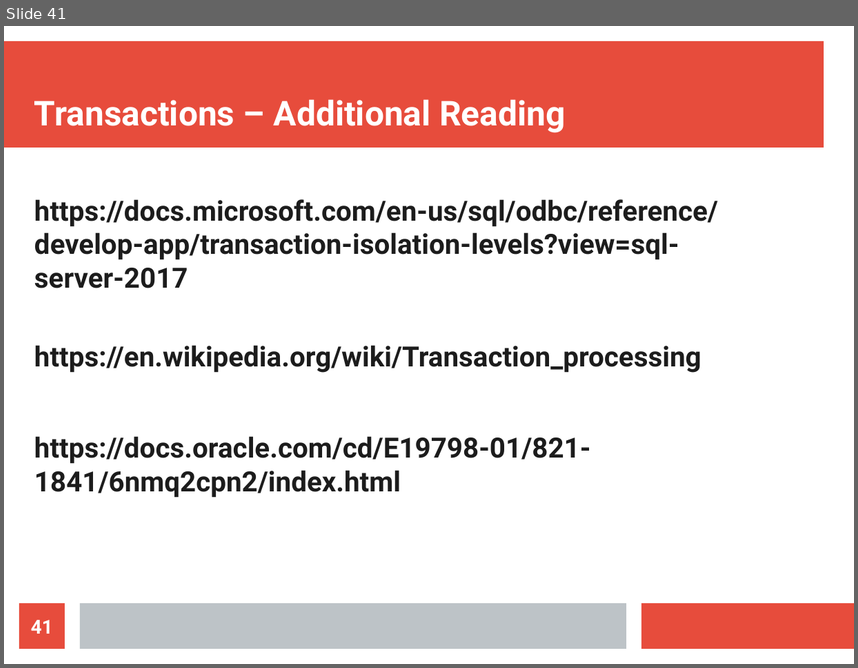
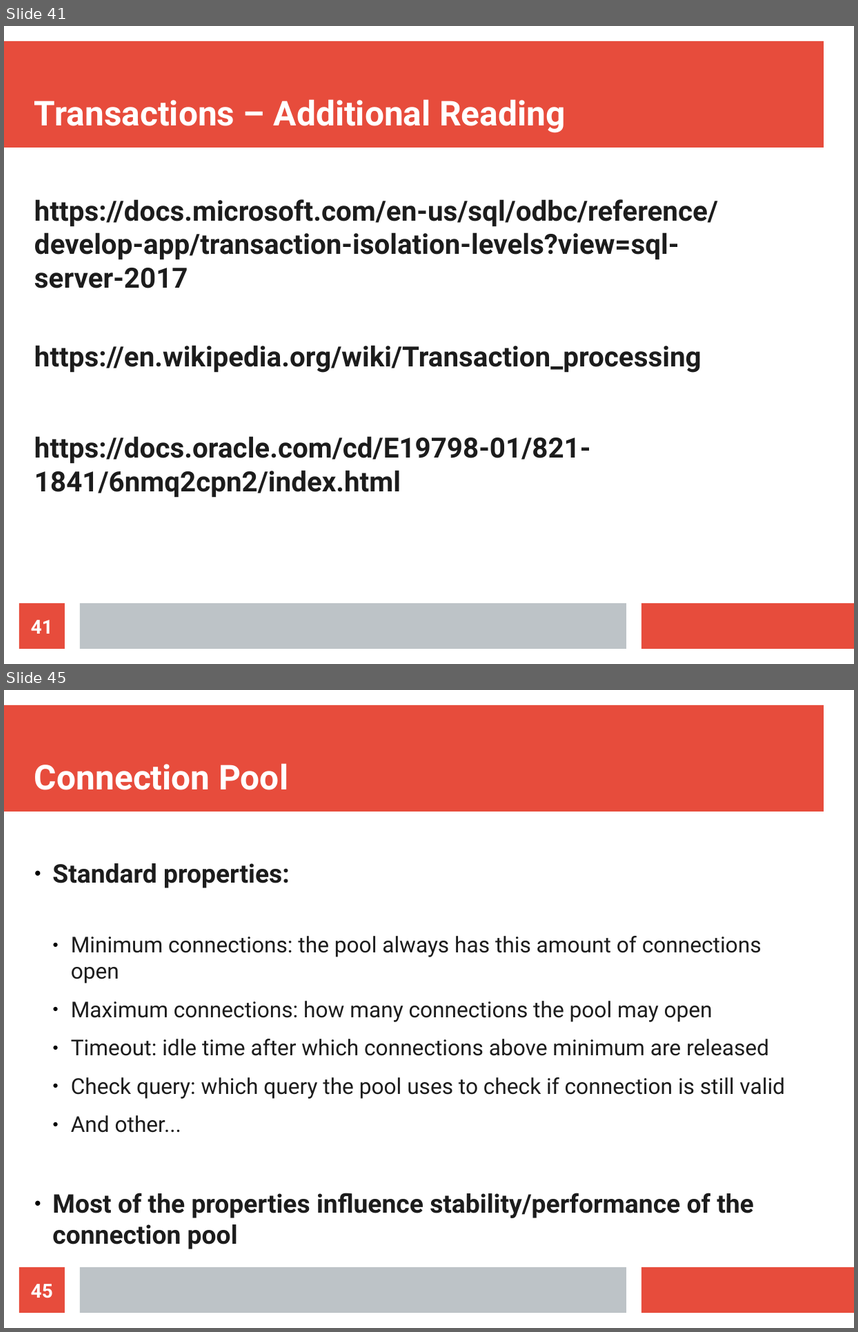
Before and after one commit to maxotta/pia-labs, a slide deck: lectures/persistence/01_persistence.odp. Shown one above the other, each under a label of ours: slide 41 before the commit, slides 41 and 45 after it; the slides between them are not shown. The pictures are 858x668 and 858x1332 pixels, drawn with LibreOffice and Linux fonts; fonts in the diff are those of the drawing. Boxes give left, top, right and bottom in pixels: in the first picture for what was removed or moved away, otherwise in the second. Text is boxed around its words. In the diff, an @@ line names an element or a change of style, - is before the commit and + after.

Commit message:
[lec-pers] connection pooling added to the persistence lecture

```diff
--- a/lectures/persistence/01_persistence.odp
+++ b/lectures/persistence/01_persistence.odp
@@ slide 45 added at [4, 690, 854, 1328], background #FFFFFF; not listed: 3 template elements that a slide beside it also shows @@
@@ title added at [34, 763, 288, 790], 32 pt, text #FFFFFF, bold @@
+Connection Pool
@@ text added at [52, 863, 785, 1249], 20.4 pt, text #1C1C1C @@
+● Standard properties:
+  ● Minimum connections: the pool always has this amount of connections open
+  ● Maximum connections: how many connections the pool may open
+  ● Timeout: idle time after which connections above minimum are released
+  ● Check query: which query the pool uses to check if connection is still valid
+  ● And other...
+● Most of the properties influence stability/performance of the connection pool
@@ page number added at [19, 1267, 65, 1312], fill #E74C3C, 18 pt, text #FFFFFF, bold @@
+45
```
Also in this commit, not shown: 4 other slides added, 3 other files.
